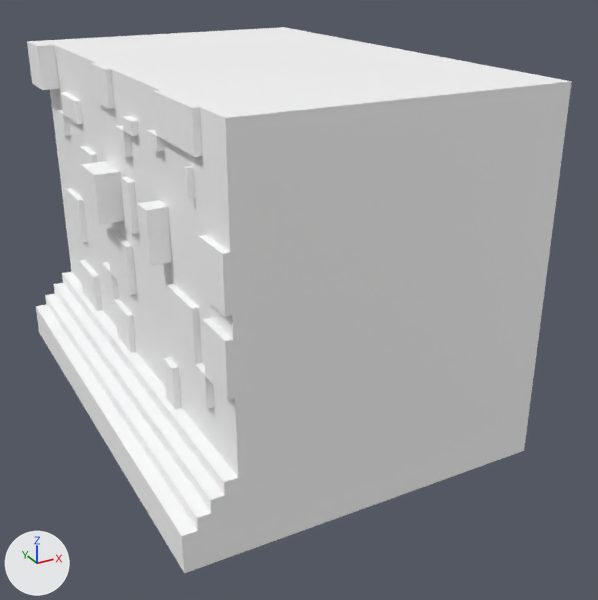
Before and after pictures for a commit that changed the glTF model Test/Resources/Building2/building2.gltf.
Both versions are drawn from a 50 mm lens placed at (-20.0, -40.6, 15.7), pointed at (0.8, -2.7, -3.2). Every picture has the same lights, and +X, +Y and +Z are marked at lower left.

The older version as bpy lines, for what is in view:
```python
mat_tatemono = principled_material('tatemono')
mat_tatemono.base_color = (1.0, 1.0, 1.0)  # white #ffffff
me_立方体_015 = bpy.data.meshes.new('立方体.015')
me_立方体_015.from_pydata(...)  # 195 vertices, 394 faces; spans x -10.8..8.6, y -13.6..13.6, z -9.5..9.9
me_立方体_015.materials.append(mat_tatemono)  # white #ffffff
ob_たてもの2 = bpy.data.objects.new('たてもの２', me_立方体_015)
ob_たてもの2.location = (0.0, 0.0, 0.0)
```
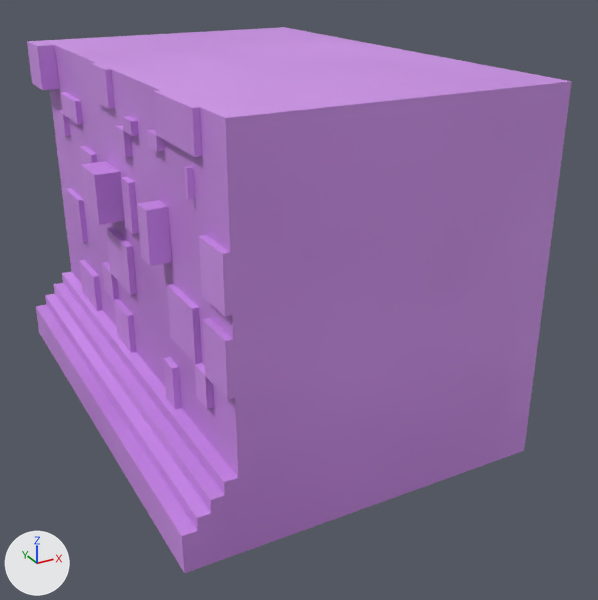
Changed parts and their boxes (x1, y1, x2, y2) in the pictures (598 x 600 px):
'たてもの２', surface changed (grey to purple): (27, 27, 572, 573) in both

The change in detail:
Picture 'ssssss' (img_ssssss) is new.
In material 'tatemono' (mat_tatemono), base_color is no longer (1.0, 1.0, 1.0), white #ffffff.
In material 'tatemono' (mat_tatemono), texture is now set to img_ssssss.
